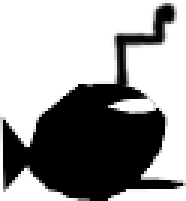
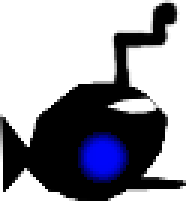
Layered file, before and after one edit (186 × 201). Changes by layer:
added layer "Frame6" above "Frame5" over (x1=0, y1=0, x2=186, y2=201)
added layer "Frame5" above "Frame4" over (x1=0, y1=0, x2=186, y2=201)
added layer "Frame4" above "Frame3" over (x1=0, y1=0, x2=186, y2=201)
added layer "Frame3" above "Frame2" over (x1=0, y1=0, x2=186, y2=201)
added layer "Frame2" above "Frame1" over (x1=0, y1=0, x2=186, y2=201)
